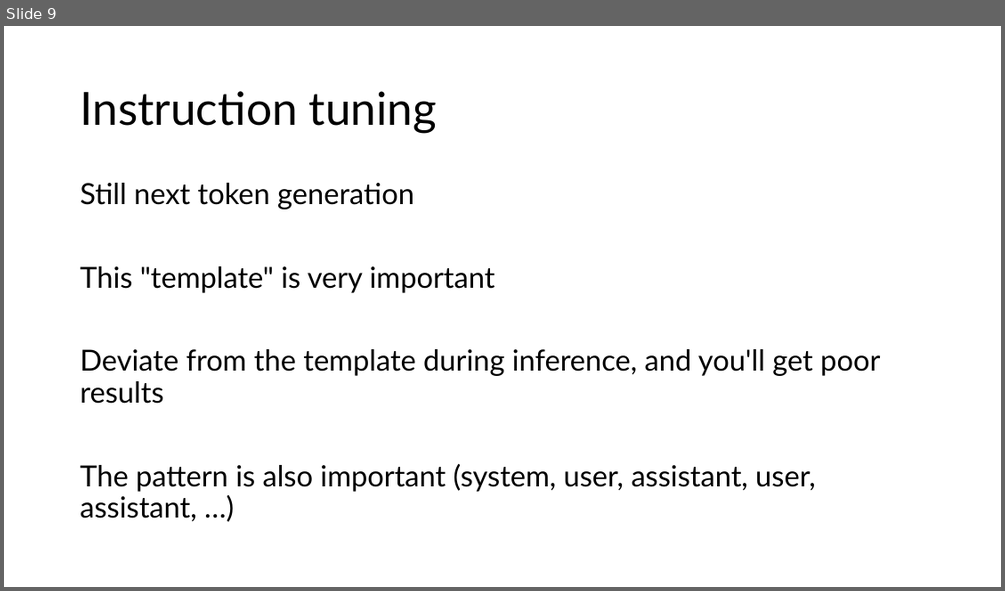
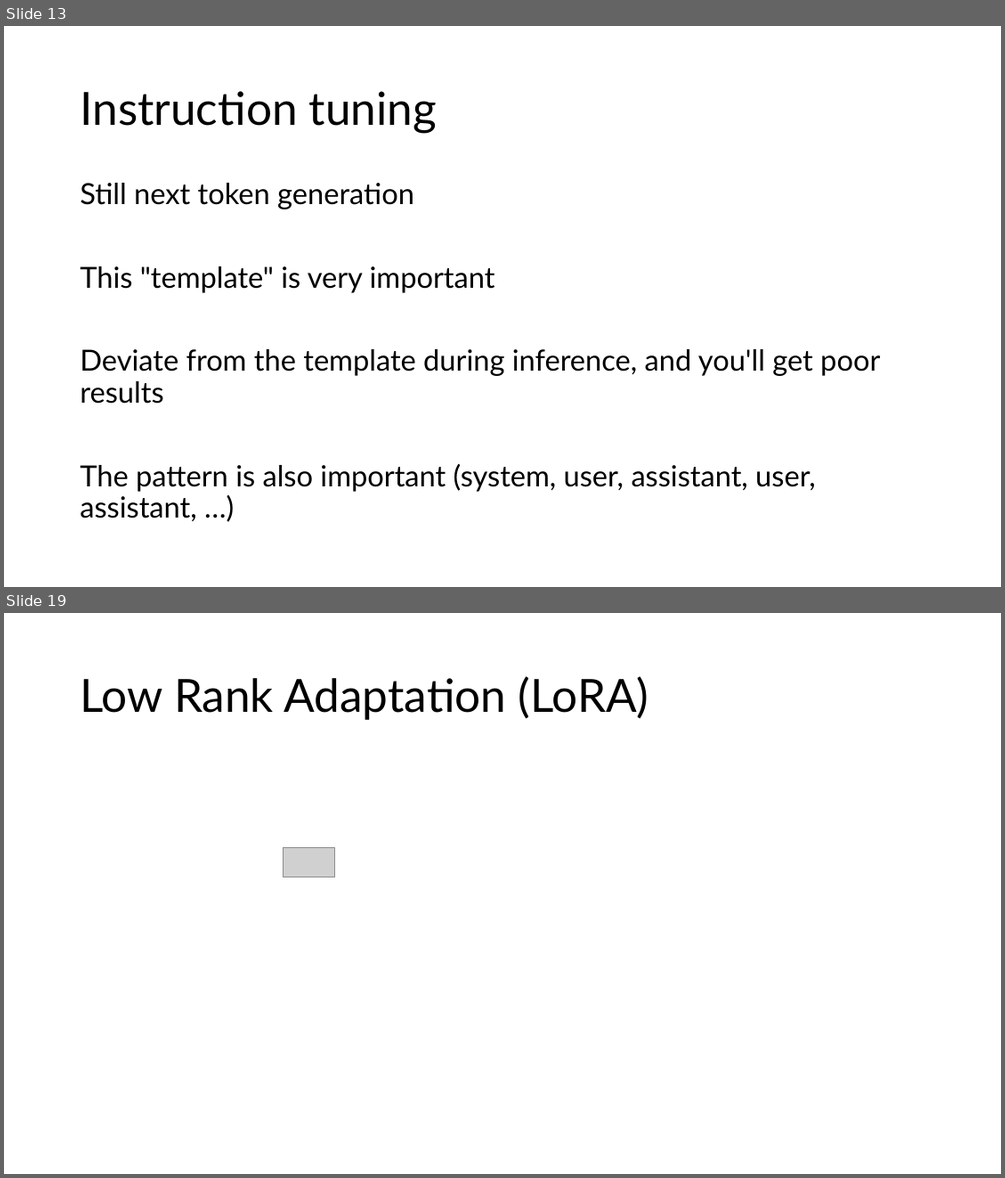
Before and after one commit to acceleratescience/large-language-models, a slide deck: slides/7-finetuning.pptx. Shown one above the other, each under a label of ours: slide 9 before the commit, slides 13 and 19 after it; the slides between them are not shown. The pictures are 1005x591 and 1005x1178 pixels, drawn with LibreOffice and Linux fonts; fonts in the diff are those of the drawing; grey boxes stand for pictures. Boxes give left, top, right and bottom in pixels: in the first picture for what was removed or moved away, otherwise in the second. Text is boxed around its words. In the diff, an @@ line names an element or a change of style, - is before the commit and + after.

```diff
--- a/slides/7-finetuning.pptx
+++ b/slides/7-finetuning.pptx
@@ slide 19 added at (x1=4, y1=613, x2=1001, y2=1174), background #FFFFFF @@
@@ title added at (x1=80, y1=676, x2=649, y2=720), 44 pt, text #000000 @@
+Low Rank Adaptation (LoRA)
@@ picture added at (x1=283, y1=848, x2=335, y2=877) @@
@@ what was slide 9 is now slide 13 @@
```
Also in this commit, not shown: 4 slides changed, 9 other slides added, 15 slides removed.
